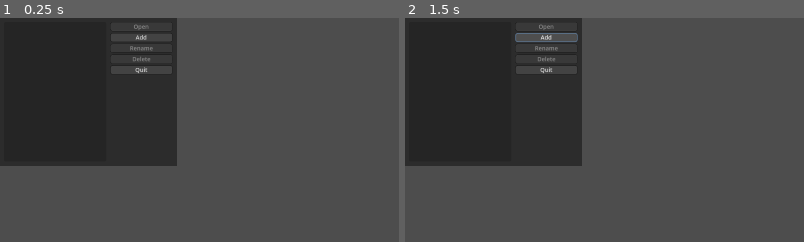
Above: before the commit, frames 1-2 (left to right).
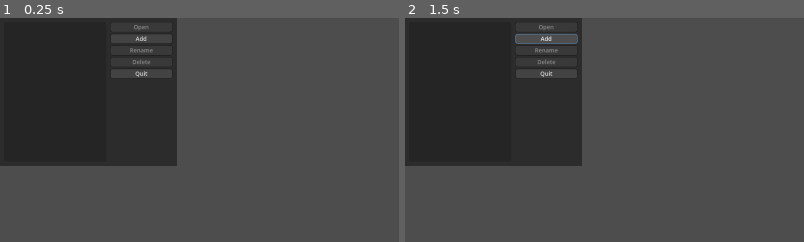
Above: after the commit, the same moments.

Repository: benjamintregilgas/godot_srs
Game: Godot game, scene res://scenes/profile_select/profile_select.tscn
Two runs of this game, one before a commit and one after it. Both use one fixed random seed, a clock stepped at 60 frames per second and the inputs below.
Inputs:
- Up to frame 1 (0.25 s): no input
- Up to frame 2 (1.5 s): click "Add" at 0.5 s; click "Add" at 1.25 s
The pictures show only the part of the screen within x 0-50%, y 0-50%; the shares and areas given below are measured in that part.

The runs differ from the first frame. In frame 1, 0.6% of the frame differs, in the area x 27-44%, y 2-27%; in frame 2, 0.9%.

Commit message:
feature: Implement Open Profile button in ProfileSelect scene.

Diff:
--- /dev/null
+++ b/godot_srs/scenes/main_screen/main_screen.gd
@@ -0,0 +1,22 @@
+extends Control
+## Script for the MainScreen scene.
+##
+## Responsible for navigation of all other features within GodotSRS.
+
+
+@export_group("Window Management")
+@export var WINDOW_SIZE: Vector2i = Vector2i(1920, 1080)
+@export_subgroup("Limits")
+@export var MIN_WINDOW_SIZE: Vector2i = Vector2i(160, 90)
+@export var MAX_WINDOW_SIZE: Vector2i = Vector2i(1920, 1080)
+
+## Setup the window.
+func _ready() -> void:
+	var current_profile_name: String = ProfileManager.current_profile.profile_name
+	WindowManager.set_window(
+		"%s - GodotSRS" % current_profile_name,
+		Vector2i(1920, 1080),
+		true,
+		MIN_WINDOW_SIZE,
+		MAX_WINDOW_SIZE,
+	)
--- /dev/null
+++ b/godot_srs/scenes/main_screen/main_screen.tscn
@@ -0,0 +1,21 @@
+[gd_scene load_steps=2 format=3 uid="uid://co561e5g14emk"]
+
+[ext_resource type="Script" uid="uid://bcvnvxffgqgeq" path="res://scenes/main_screen/main_screen.gd" id="1_b5wj8"]
+
+[node name="MainScreen" type="Control"]
+layout_mode = 3
+anchors_preset = 15
+anchor_right = 1.0
+anchor_bottom = 1.0
+grow_horizontal = 2
+grow_vertical = 2
+script = ExtResource("1_b5wj8")
+
+[node name="Background" type="ColorRect" parent="."]
+layout_mode = 1
+anchors_preset = 15
+anchor_right = 1.0
+anchor_bottom = 1.0
+grow_horizontal = 2
+grow_vertical = 2
+color = Color(0.17254902, 0.17254902, 0.17254902, 1)
--- a/godot_srs/scenes/profile_select/profile_select.gd
+++ b/godot_srs/scenes/profile_select/profile_select.gd
@@ -22,6 +22,9 @@
 @export_group("Delete Profile Window")
 @export var confirm_delete_profile_window: Window
 @export var confirm_delete_profile_prompt: Label
+@export_group("")
+@export_category("Scene Paths")
+@export_file_path("*.tscn", "*.scn") var main_screen_scene: String
 
 ## Highlighted profile in [profile_container].
 var selected_profile: Profile = null
@@ -67,6 +70,12 @@
 
 
 #region Options / Windows
+
+# Open Profile
+func _on_open_profile_pressed() -> void:
+	if selected_profile:
+		ProfileManager.current_profile = selected_profile
+		WindowManager.switch_scene(main_screen_scene)
 
 # Add Profile
 func _on_add_profile_pressed() -> void:
--- a/godot_srs/scenes/profile_select/profile_select.tscn
+++ b/godot_srs/scenes/profile_select/profile_select.tscn
@@ -47,6 +47,7 @@
 rename_profile_line_edit = NodePath("Windows/RenameProfileWindow/Margin/Content/LineEdit")
 confirm_delete_profile_window = NodePath("Windows/ConfirmDeleteProfileWindow")
 confirm_delete_profile_prompt = NodePath("Windows/ConfirmDeleteProfileWindow/Margin/Content/Title")
+main_screen_scene = "res://scenes/main_screen/main_screen.tscn"
 
 [node name="Background" type="ColorRect" parent="."]
 layout_mode = 1
@@ -92,6 +93,7 @@
 layout_mode = 2
 
 [node name="OpenProfile" type="Button" parent="Margin/Content/Options"]
+custom_minimum_size = Vector2(0, 24)
 layout_mode = 2
 theme_override_font_sizes/font_size = 14
 theme_override_styles/normal = ExtResource("1_e5oy6")
@@ -103,6 +105,7 @@
 text = "Open"
 
 [node name="AddProfile" type="Button" parent="Margin/Content/Options"]
+custom_minimum_size = Vector2(0, 24)
 layout_mode = 2
 theme_override_font_sizes/font_size = 14
 theme_override_styles/normal = ExtResource("1_e5oy6")
@@ -113,6 +116,7 @@
 text = "Add"
 
 [node name="RenameProfile" type="Button" parent="Margin/Content/Options"]
+custom_minimum_size = Vector2(0, 24)
 layout_mode = 2
 theme_override_font_sizes/font_size = 14
 theme_override_styles/normal = ExtResource("1_e5oy6")
@@ -124,6 +128,7 @@
 text = "Rename"
 
 [node name="DeleteProfile" type="Button" parent="Margin/Content/Options"]
+custom_minimum_size = Vector2(0, 24)
 layout_mode = 2
 theme_override_font_sizes/font_size = 14
 theme_override_styles/normal = ExtResource("1_e5oy6")
@@ -135,6 +140,7 @@
 text = "Delete"
 
 [node name="Quit" type="Button" parent="Margin/Content/Options"]
+custom_minimum_size = Vector2(0, 24)
 layout_mode = 2
 theme_override_font_sizes/font_size = 14
 theme_override_styles/normal = ExtResource("1_e5oy6")
@@ -398,6 +404,7 @@
 theme_override_styles/focus = ExtResource("3_th740")
 text = "Yes"
 
+[connection signal="pressed" from="Margin/Content/Options/OpenProfile" to="." method="_on_open_profile_pressed"]
 [connection signal="pressed" from="Margin/Content/Options/AddProfile" to="." method="_on_add_profile_pressed"]
 [connection signal="pressed" from="Margin/Content/Options/RenameProfile" to="." method="_on_rename_profile_pressed"]
 [connection signal="pressed" from="Margin/Content/Options/DeleteProfile" to="." method="_on_delete_profile_pressed"]
Not shown, added: godot_srs/scenes/main_screen/main_screen.gd.uid
